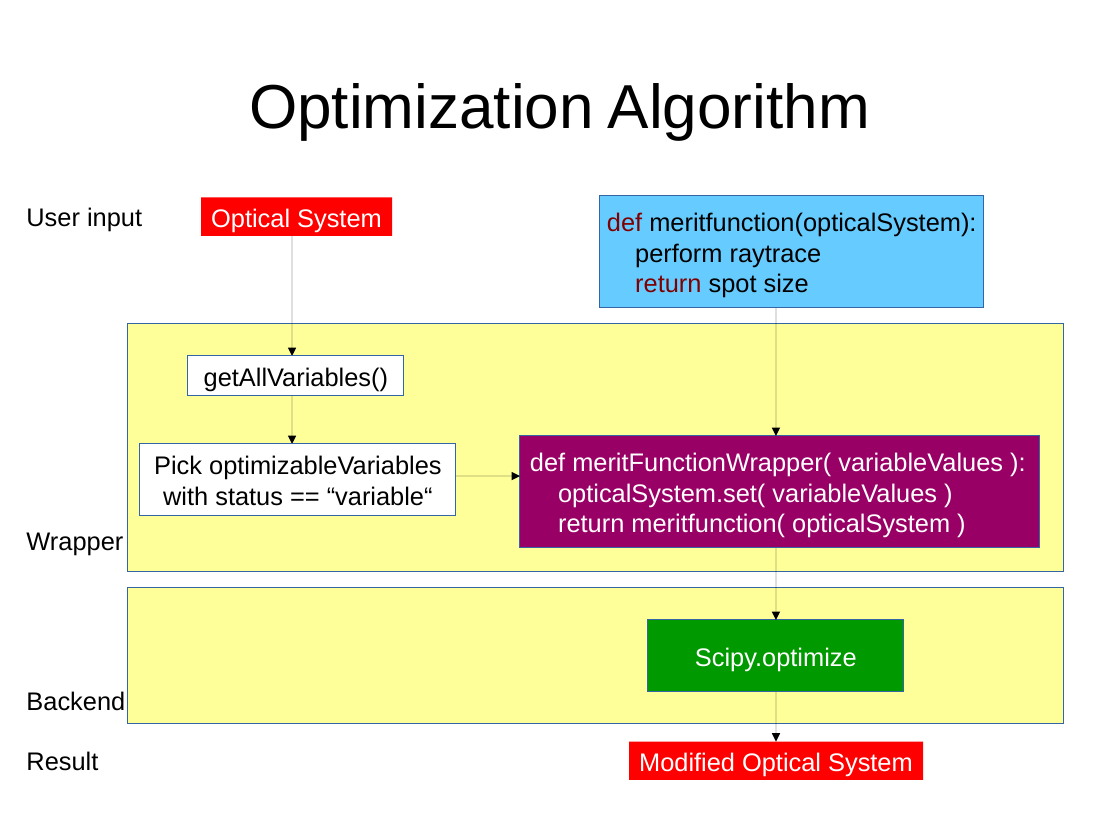
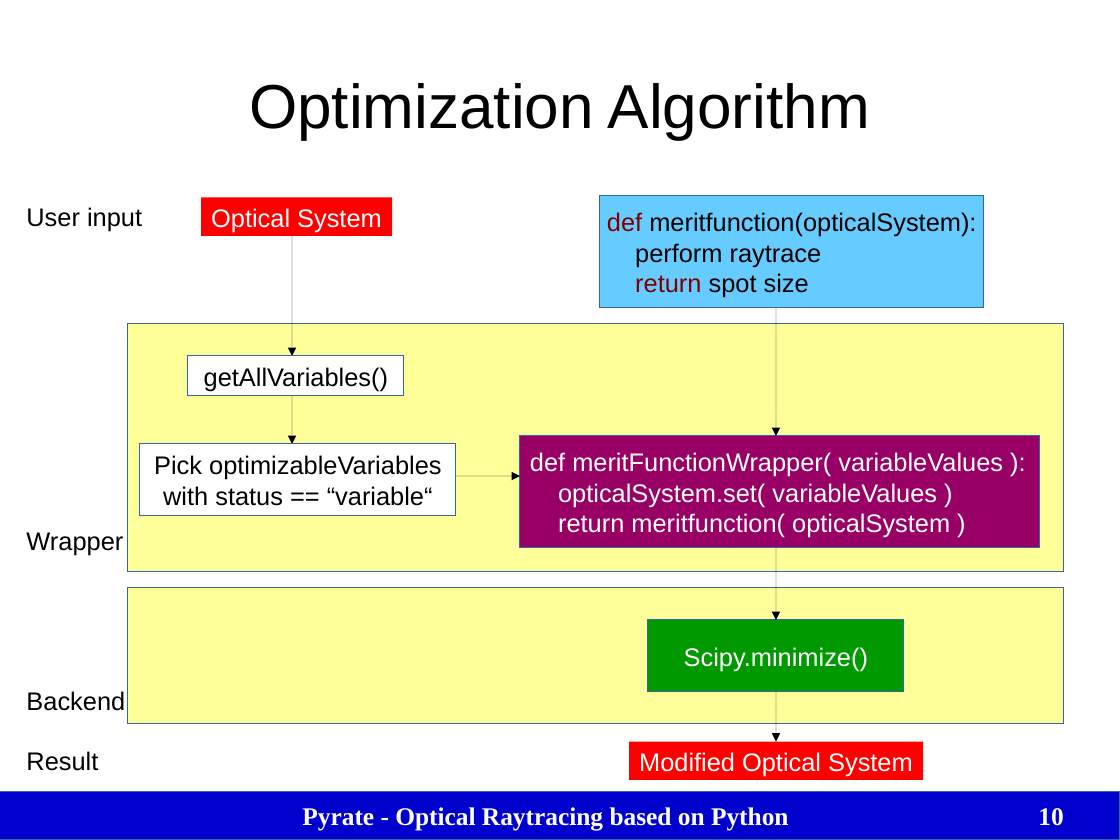
Before and after one commit to mess42/pyrate, a slide deck: slide 10 of talk_euroscipy_2017/talk.odp. Drawn at 1120x840 pixels with LibreOffice and Linux fonts; fonts in the diff are those of the drawing. Boxes give left, top, right and bottom in pixels: in the first picture for what was removed or moved away, otherwise in the second. Text is boxed around its words. In the diff, an @@ line names an element or a change of style, - is before the commit and + after.

```diff
--- a/talk_euroscipy_2017/talk.odp
+++ b/talk_euroscipy_2017/talk.odp
@@ text in rectangle at (x1=684, y1=647, x2=868, y2=671): text changed @@
-Scipy.optimize
+Scipy.minimize()
@@ rectangle added at (x1=0, y1=793, x2=1120, y2=840), fill #0000CC, outline #3465A4 0 pt @@
@@ text added at (x1=302, y1=807, x2=789, y2=831), 18 pt, text #FFFFFF, bold @@
+Pyrate - Optical Raytracing based on Python
@@ page number added at (x1=1038, y1=808, x2=1063, y2=826), 18 pt, text #FFFFFF, bold @@
+10
```
Also in this commit, not shown: 9 other slides changed, 2 slides added, 1 slide removed, 1 other file.
